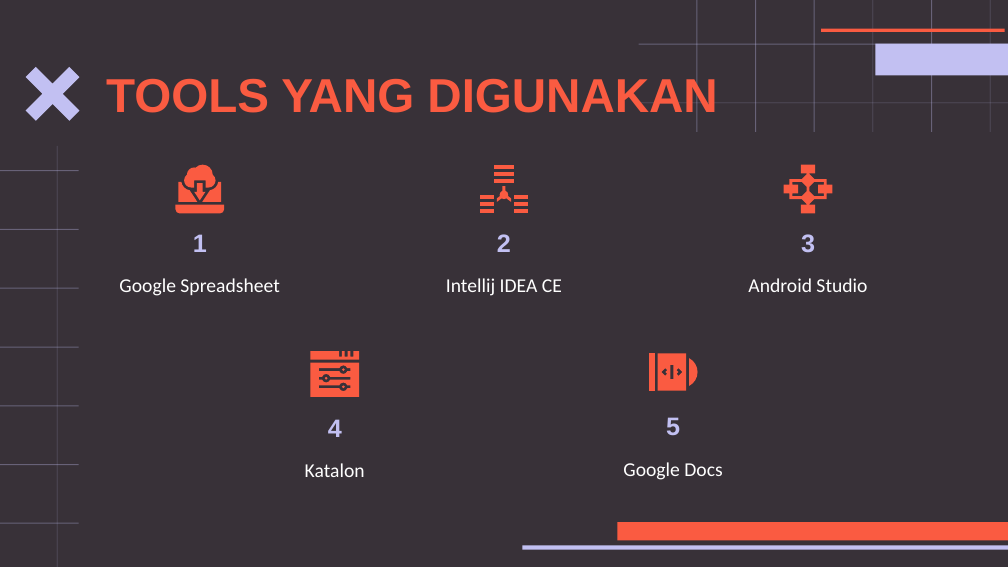
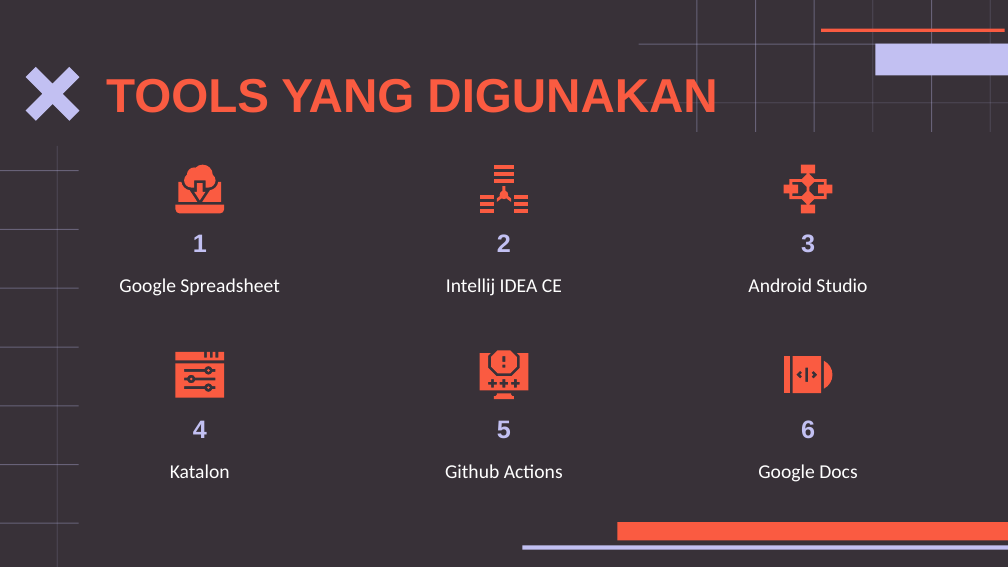
Before and after one commit to audyvaalifia/mini-project_qe-a_audyva-irefilevitasari-alifia, a slide deck: slide 4 of Mini Project.pptx. Drawn at 1008x567 pixels with LibreOffice and Linux fonts; fonts in the diff are those of the drawing. Boxes give left, top, right and bottom in pixels: in the first picture for what was removed or moved away, otherwise in the second. Text is boxed around its words. In the diff, an @@ line names an element or a change of style, - is before the commit and + after.

```diff
--- a/Mini Project.pptx
+++ b/Mini Project.pptx
@@ 3 freeform shapes, 1 title, 1 subtitle: place and size @@
-3 freeform shapes, 1 title, 1 subtitle at [305,351,365,477]
+3 freeform shapes, 1 title, 1 subtitle at [170,352,230,478]
@@ freeform shape added at [480,353,528,390], fill #FA5B41 @@
@@ freeform shape added at [491,351,517,374], fill #FA5B41 @@
@@ freeform shape: place and size @@
-freeform shape at [649,354,655,391]
+freeform shape at [784,356,790,393]
@@ freeform shape: place and size @@
-freeform shape at [657,354,685,391]
+freeform shape at [792,356,821,393]
@@ freeform shape: place and size @@
-freeform shape at [342,368,345,371]
+freeform shape at [190,378,193,381]
@@ freeform shape: place and size @@
-freeform shape at [325,377,328,380]
+freeform shape at [207,369,210,372]
@@ freeform shape: place and size @@
-freeform shape at [689,358,699,386]
+freeform shape at [824,361,833,389]
@@ title "5": place and size @@
-title "5" at [666,417,680,436]
+title "5" at [497,420,511,439]
@@ freeform shape added at [494,393,514,399], fill #FA5B41 @@
@@ subtitle "Google Docs": place and size @@
-subtitle "Google Docs" at [623,462,722,480]
+subtitle "Google Docs" at [758,464,857,482]
@@ title added at [801,420,815,439], 18 pt, text #C2C0F2, bold @@
+6
@@ subtitle added at [445,464,563,478], 14 pt, text #FFFFFF @@
+Github Actions
```
Also in this commit, not shown: 4 other slides changed.
